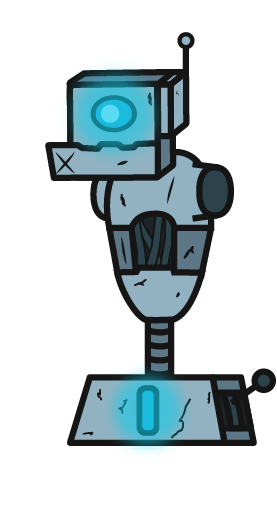
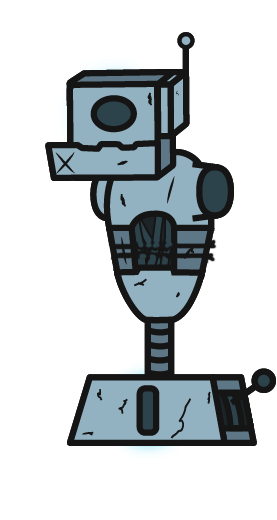
The second w=277, h=520 image is a revision of the first. Changes to its layers:
added layer "ScoutBot_Cut_Top" in group "ScoutBot" over bbox(45, 32, 234, 253)
added layer "ScoutBot_Cut_Bottom" in group "ScoutBot" over bbox(67, 32, 276, 446)
